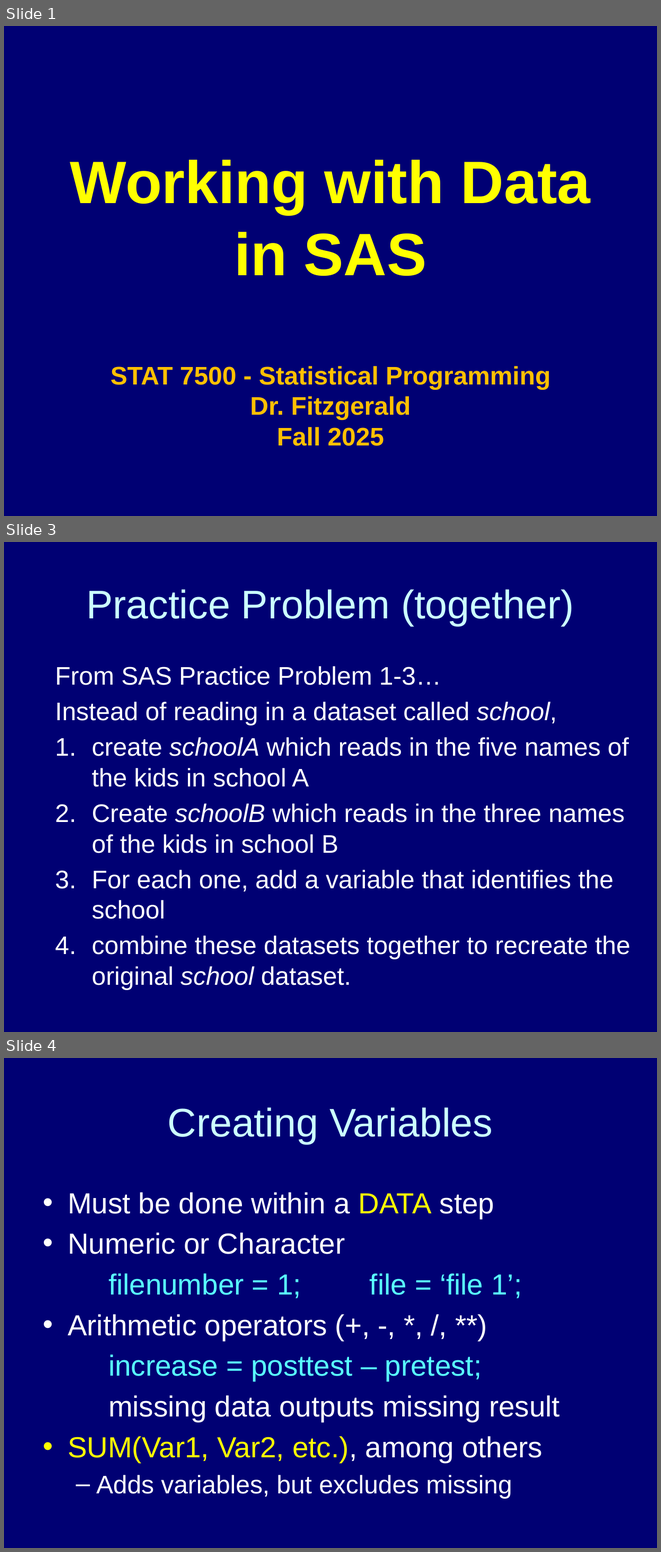
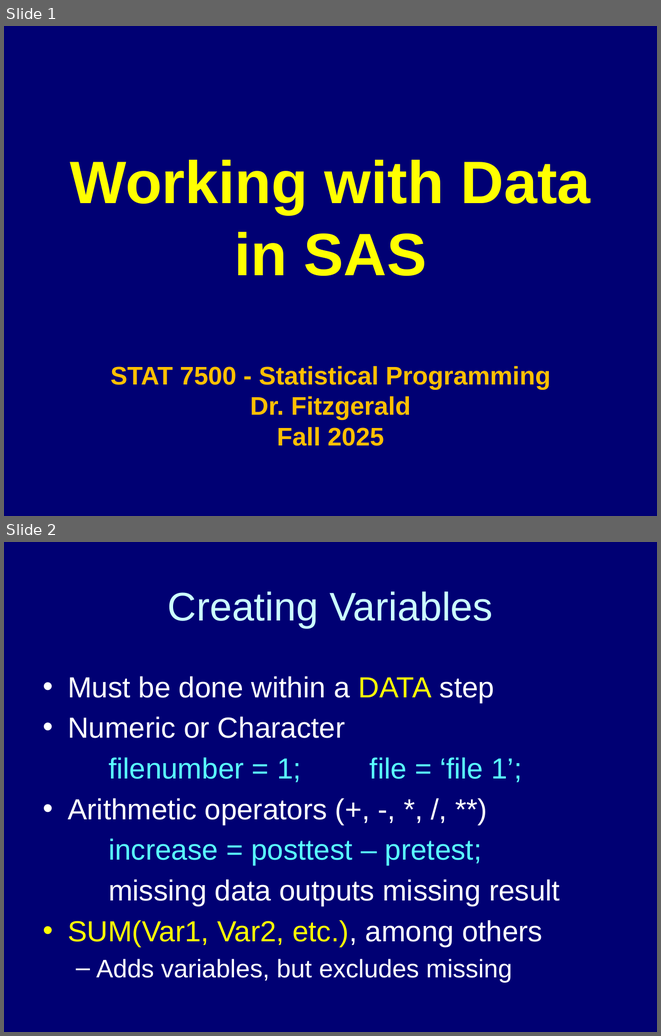
Before and after one commit to kgfitzgerald/stat-7500, a slide deck: files/slides/SAS4.pptx. Shown one above the other, each under a label of ours: slides 1, 3 and 4 before the commit, slides 1 and 2 after it; the slides between them are not shown. The pictures are 661x1552 and 661x1036 pixels, drawn with LibreOffice and Linux fonts; fonts in the diff are those of the drawing. Boxes give left, top, right and bottom in pixels: in the first picture for what was removed or moved away, otherwise in the second. Text is boxed around its words. In the diff, an @@ line names an element or a change of style, - is before the commit and + after.

```diff
--- a/files/slides/SAS4.pptx
+++ b/files/slides/SAS4.pptx
@@ slide 3 removed at (x1=4, y1=542, x2=657, y2=1032), background #000073 @@
@@ title removed at (x1=86, y1=589, x2=574, y2=626) @@
-Practice Problem (together)
@@ text removed at (x1=55, y1=666, x2=630, y2=989) @@
-  From SAS Practice Problem 1-3…
-  Instead of reading in a dataset called school,
-  1. create schoolA which reads in the five names of the kids in school A
-  2. Create schoolB which reads in the three names of the kids in school B
-  3. For each one, add a variable that identifies the school
-  4. combine these datasets together to recreate the original school dataset.
@@ what was slide 4 is now slide 2 @@
```
Also in this commit, not shown: 1 slide changed, 1 other slide removed.
